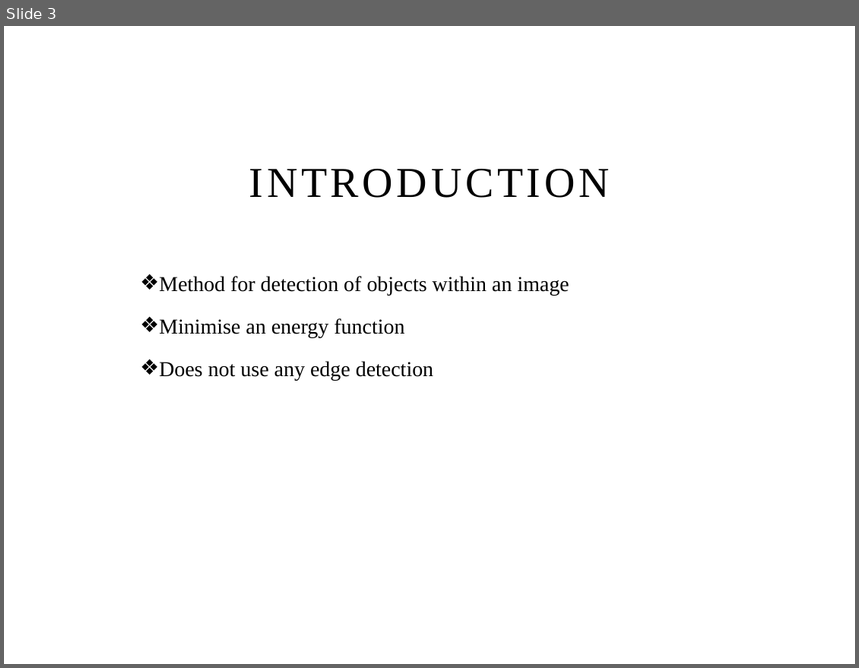
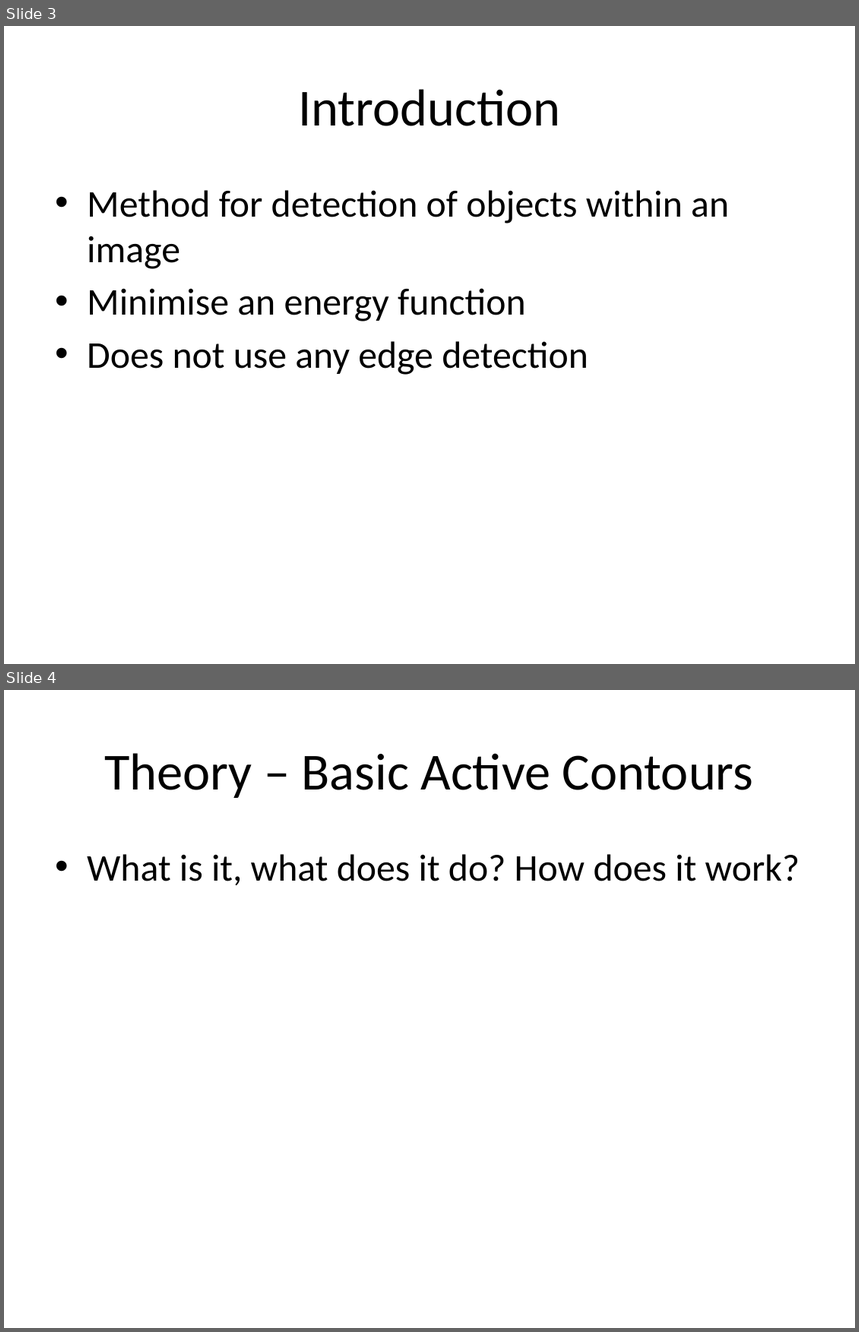
Before and after one commit to michaelwh/activecontnoedge, a slide deck: Active Contours Without Edges.pptx. Shown one above the other, each under a label of ours: slide 3 before the commit, slides 3 and 4 after it. The pictures are 859x668 and 859x1332 pixels, drawn with LibreOffice and Linux fonts; fonts in the diff are those of the drawing; background and template pictures are left out. Boxes give left, top, right and bottom in pixels: in the first picture for what was removed or moved away, otherwise in the second. Text is boxed around its words. In the diff, an @@ line names an element or a change of style, - is before the commit and + after.

```diff
--- a/Active Contours Without Edges.pptx
+++ b/Active Contours Without Edges.pptx
@@ slide 4 added at <box>4,690,855,1328</box>, background #FFFFFF @@
@@ title added at <box>104,753,754,798</box>, 44 pt, text #000000 @@
+Theory – Basic Active Contours
@@ text added at <box>87,854,800,885</box>, 32 pt, text #000000 @@
+• What is it, what does it do? How does it work?
@@ slide 3 changed as well @@
@@ title "Introduction" at <box>298,89,560,126</box>: vertical alignment bottom to middle @@
@@ title at <box>298,89,560,126</box>: text changed; size 36 to 44 pt; font Times New Roman to Calibri @@
-INTRODUCTION
+Introduction
@@ text "Method for detection of objects ...": place and size @@
-text "Method for detection of objects ..." at <box>159,276,569,380</box>
+text "Method for detection of objects ..." at <box>87,190,729,375</box>
@@ text "Method for detection of objects ..." at <box>87,190,729,375</box>: size 18 to 32 pt, font Times New Roman to Calibri; bullet ❖ to •; line spacing 1.5 to 1; more space between paragraphs @@
```
Also in this commit, not shown: 1 other slide changed, 4 other slides added, 1 slide removed.
